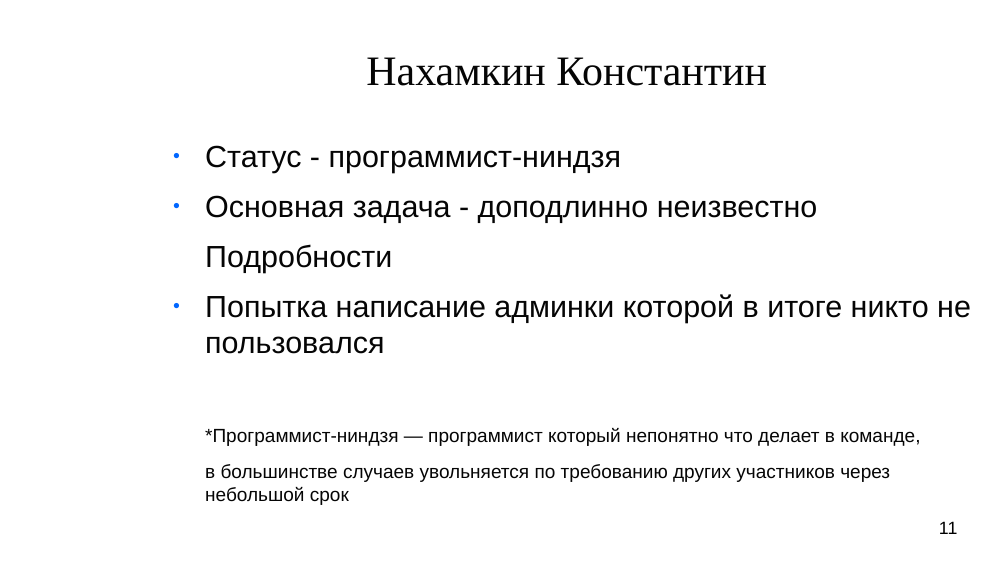
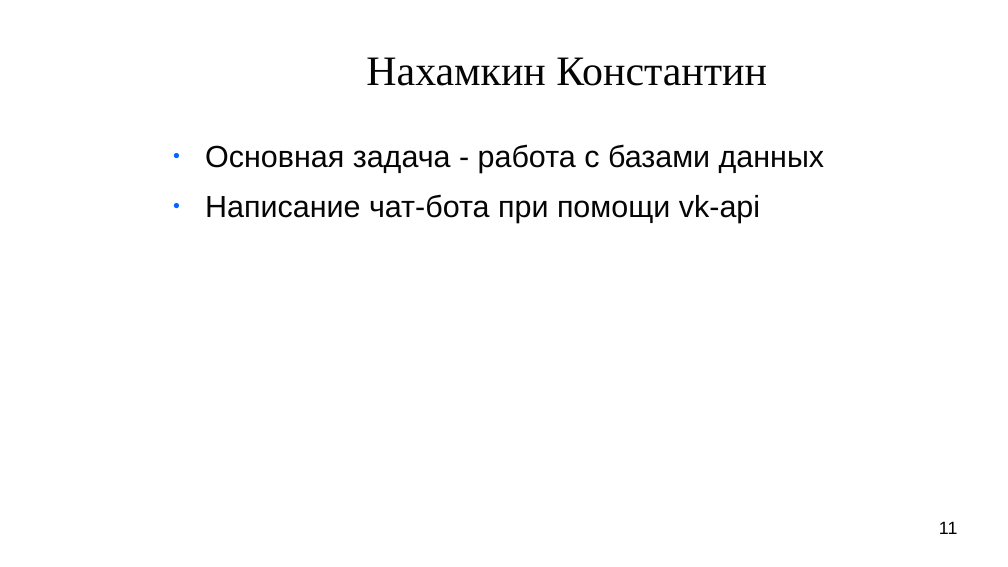
Before and after one commit to AlexandrovRoman/GosRab, a slide deck: slide 11 of presentation.odp. Drawn at 1008x567 pixels with LibreOffice and Linux fonts; fonts in the diff are those of the drawing; background and template pictures are left out. Boxes give left, top, right and bottom in pixels: in the first picture for what was removed or moved away, otherwise in the second. Text is boxed around its words. In the diff, an @@ line names an element or a change of style, - is before the commit and + after.

```diff
--- a/presentation.odp
+++ b/presentation.odp
@@ text at box(205, 144, 825, 223): text changed; size 15 to 24 pt @@
-● Статус - программист-ниндзя
-● Основная задача - доподлинно неизвестно
-Подробности
-● Попытка написание админки которой в итоге никто не пользовался
-*Программист-ниндзя — программист который непонятно что делает в команде,
-в большинстве случаев увольняется по требованию других участников через небольшой срок
+● Основная задача - работа с базами данных
+● Написание чат-бота при помощи vk-api
```
Also in this commit, not shown: 10 other slides changed, 7 other files.
